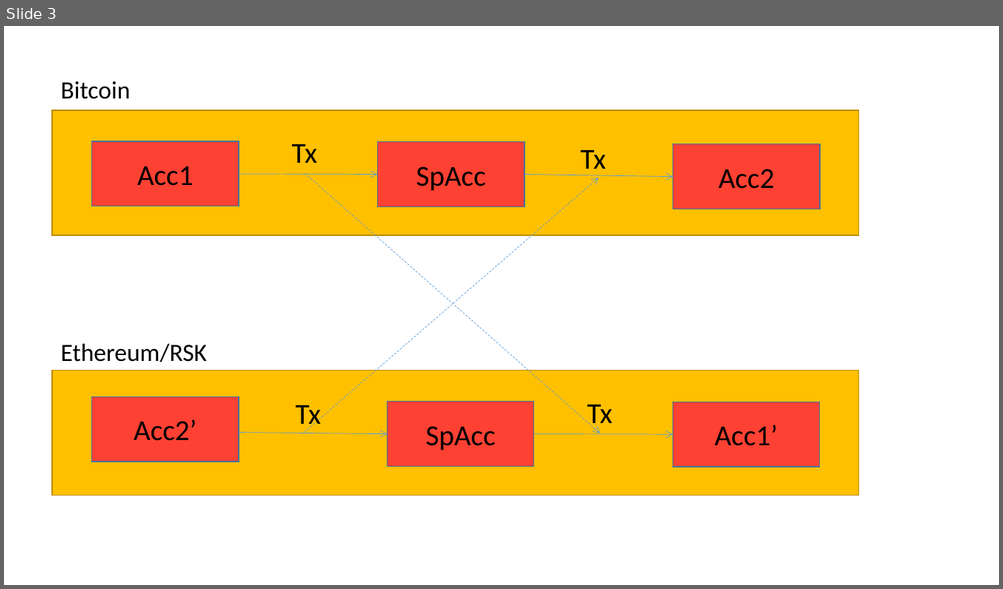
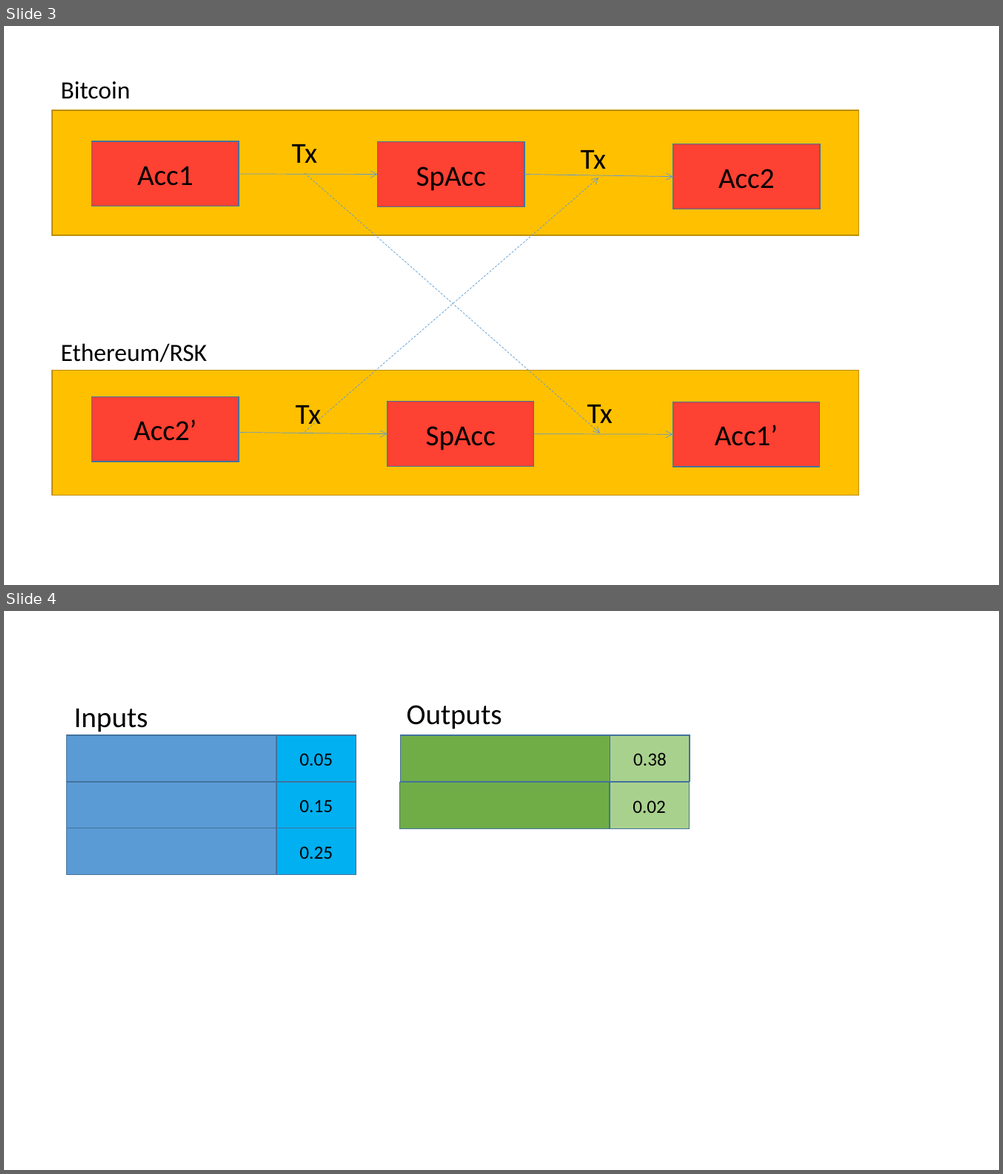
Before and after one commit to ajlopez/Talks, a slide deck: ConnBlockchains/images/BlockchainImages.pptx. Shown one above the other, each under a label of ours: slide 3 before the commit, slides 3 and 4 after it. The pictures are 1003x589 and 1003x1174 pixels, drawn with LibreOffice and Linux fonts; fonts in the diff are those of the drawing. Boxes give left, top, right and bottom in pixels: in the first picture for what was removed or moved away, otherwise in the second. Text is boxed around its words. In the diff, an @@ line names an element or a change of style, - is before the commit and + after.

```diff
--- a/ConnBlockchains/images/BlockchainImages.pptx
+++ b/ConnBlockchains/images/BlockchainImages.pptx
@@ slide 4 added at bbox=[4, 611, 999, 1170], background #FFFFFF @@
@@ text added at bbox=[74, 709, 148, 732], 28 pt, text #000000 @@
+Inputs
@@ text added at bbox=[407, 705, 502, 729], 28 pt, text #000000 @@
+Outputs
@@ rectangle added at bbox=[67, 735, 276, 782], fill #5B9BD5, outline #43739E 1 pt @@
@@ rectangle added at bbox=[276, 735, 356, 782], fill #00B0F0, outline #43739E 1 pt, 18 pt, text #000000 @@
+0.05
@@ rectangle added at bbox=[400, 735, 610, 782], fill #70AD47, outline #43739E 1 pt @@
@@ rectangle added at bbox=[610, 735, 690, 782], fill #A9D18E, outline #43739E 1 pt, 18 pt, text #000000 @@
+0.38
@@ rectangle added at bbox=[67, 782, 276, 828], fill #5B9BD5, outline #43739E 1 pt @@
@@ rectangle added at bbox=[276, 782, 356, 828], fill #00B0F0, outline #43739E 1 pt, 18 pt, text #000000 @@
+0.15
@@ rectangle added at bbox=[399, 783, 609, 829], fill #70AD47, outline #43739E 1 pt @@
@@ rectangle added at bbox=[610, 783, 690, 829], fill #A9D18E, outline #43739E 1 pt, 18 pt, text #000000 @@
+0.02
@@ rectangle added at bbox=[67, 828, 276, 874], fill #5B9BD5, outline #43739E 1 pt @@
@@ rectangle added at bbox=[276, 828, 356, 874], fill #00B0F0, outline #43739E 1 pt, 18 pt, text #000000 @@
+0.25
```
Also in this commit, not shown: 3 other slides added.
